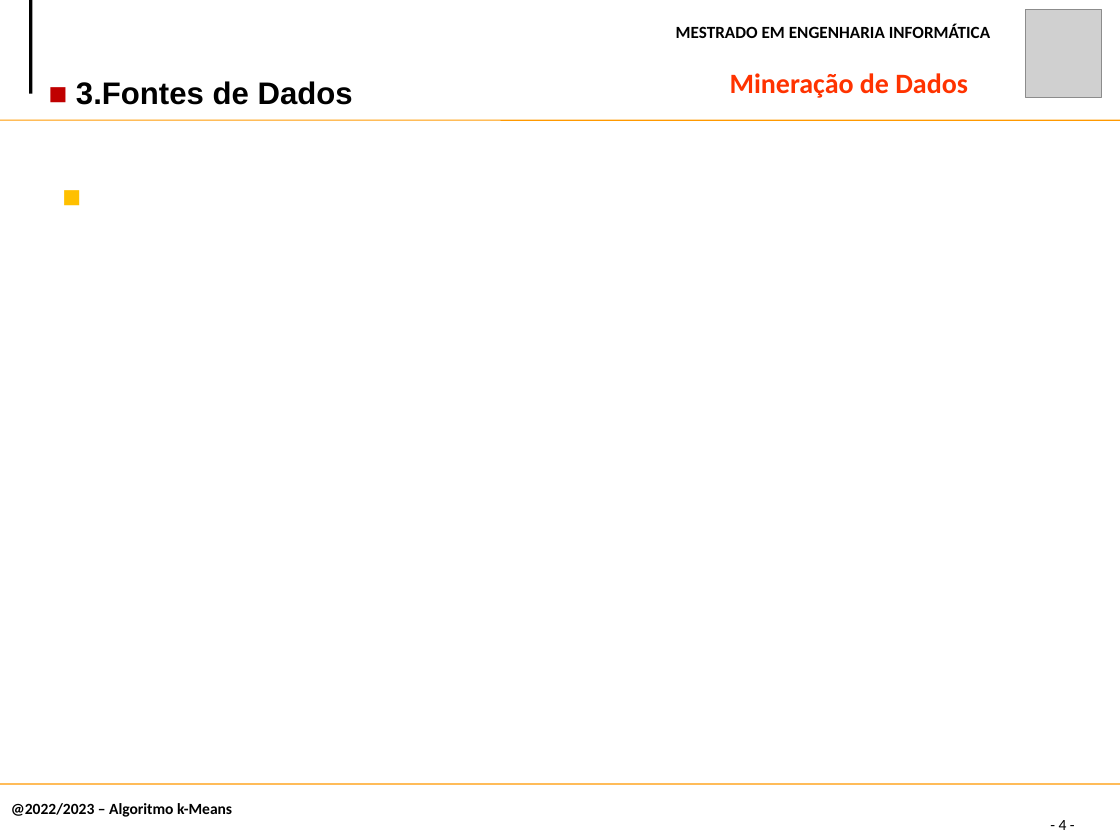
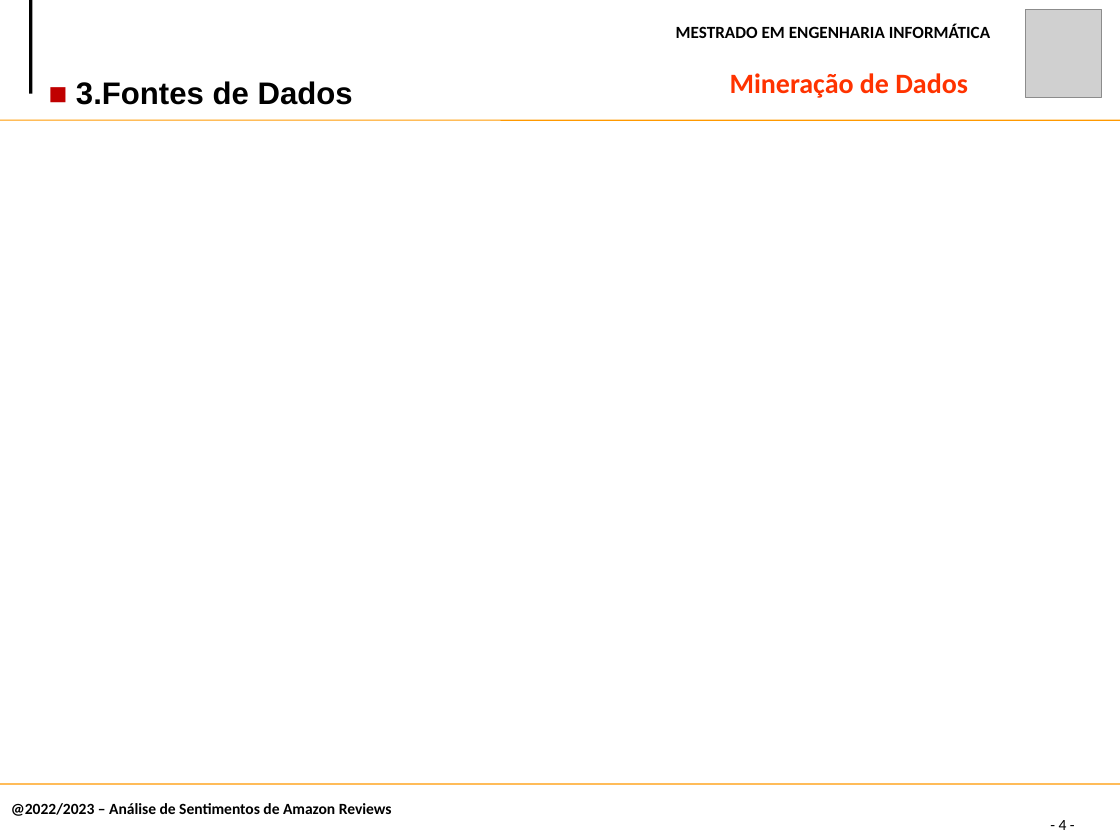
Before and after one commit to claudiadmr/MD-Projeto, a slide deck: slide 4 of Fase1/MD.pptx. Drawn at 1120x840 pixels with LibreOffice and Linux fonts; fonts in the diff are those of the drawing; grey boxes stand for pictures. Boxes give left, top, right and bottom in pixels: in the first picture for what was removed or moved away, otherwise in the second. Text is boxed around its words. In the diff, an @@ line names an element or a change of style, - is before the commit and + after.

```diff
--- a/Fase1/MD.pptx
+++ b/Fase1/MD.pptx
@@ text removed at <box>52,133,1117,284</box> @@
-■
@@ text at <box>11,803,392,816</box>: text changed @@
-@2022/2023 – Algoritmo k-Means
+@2022/2023 – Análise de Sentimentos de Amazon Reviews
```
Also in this commit, not shown: 5 other slides changed, 2 slides added.
